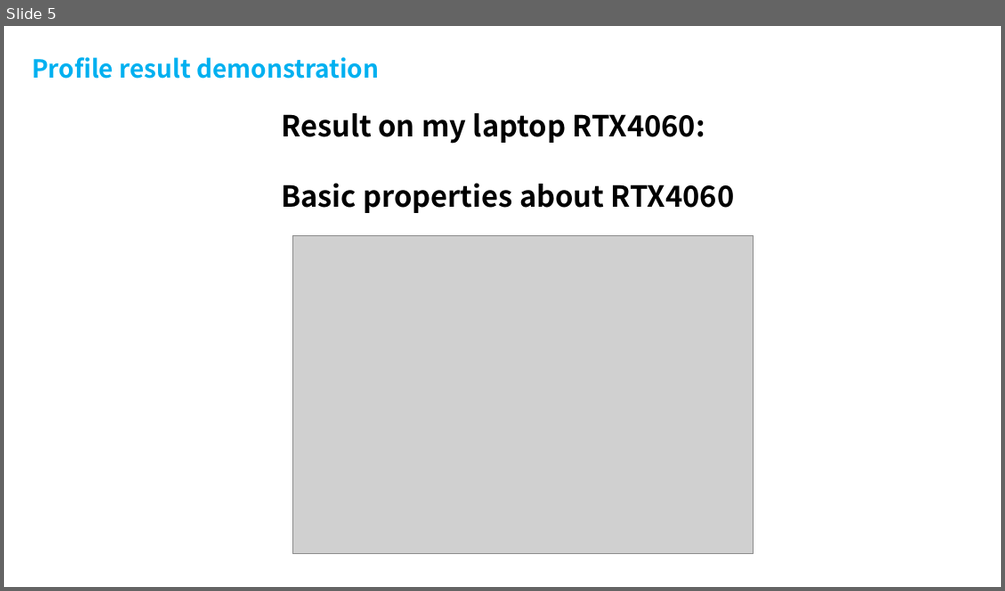
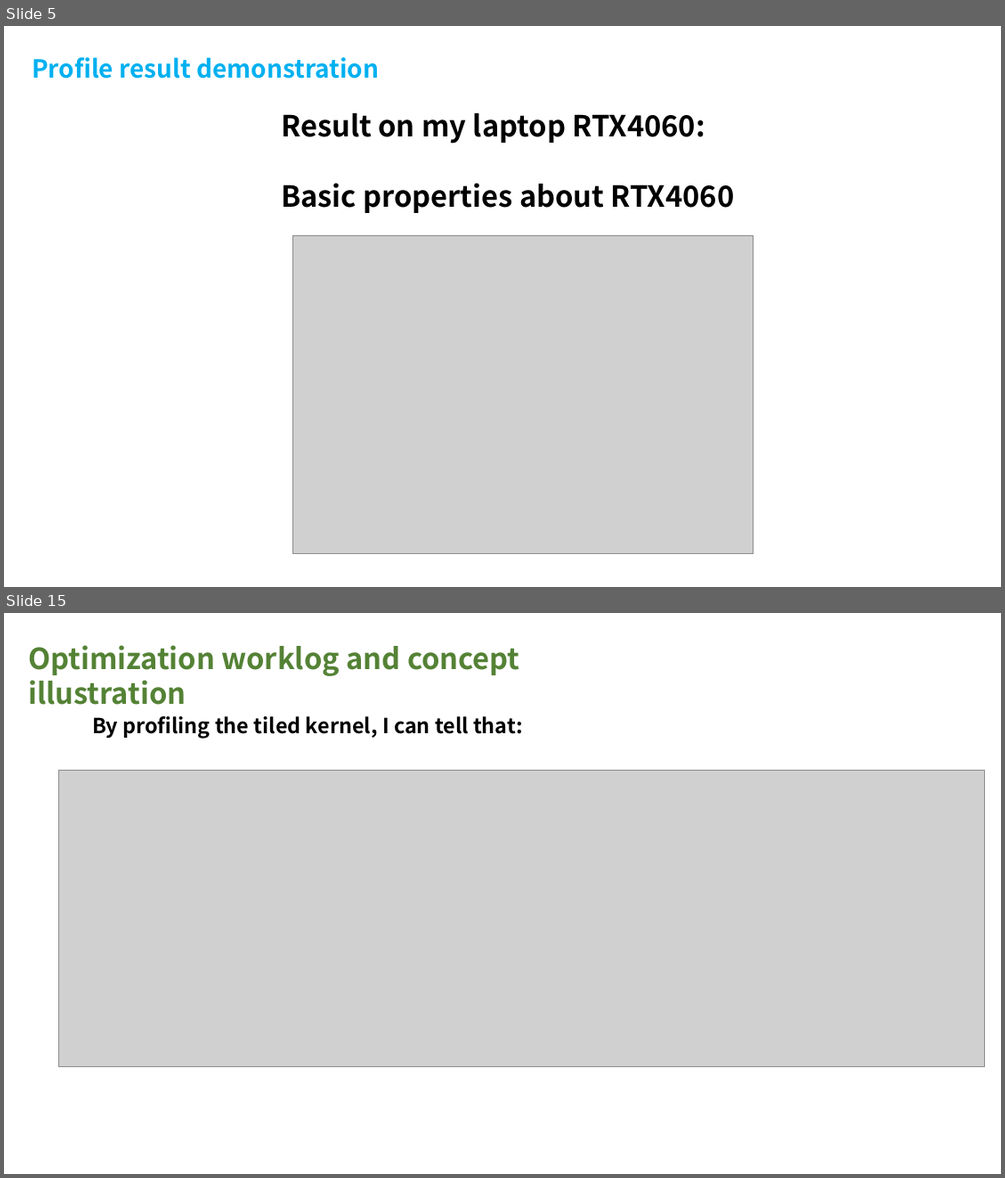
Before and after one commit to InhabitancyCocoon/feather_gemm, a slide deck: docs/presentation.pptx. Shown one above the other, each under a label of ours: slide 5 before the commit, slides 5 and 15 after it; the slides between them are not shown. The pictures are 1005x591 and 1005x1178 pixels, drawn with LibreOffice and Linux fonts; fonts in the diff are those of the drawing; grey boxes stand for pictures. Boxes give left, top, right and bottom in pixels: in the first picture for what was removed or moved away, otherwise in the second. Text is boxed around its words. In the diff, an @@ line names an element or a change of style, - is before the commit and + after.

```diff
--- a/docs/presentation.pptx
+++ b/docs/presentation.pptx
@@ slide 15 added at (x1=4, y1=613, x2=1001, y2=1174), background #FFFFFF @@
@@ text added at (x1=28, y1=645, x2=520, y2=705), 28 pt, text #548235, bold @@
+Optimization worklog and concept illustration
@@ text added at (x1=92, y1=716, x2=523, y2=738), 20 pt, text #000000, bold @@
+By profiling the tiled kernel, I can tell that:
@@ picture added at (x1=58, y1=770, x2=985, y2=1066) @@
```
Also in this commit, not shown: 6 slides changed, 40 other slides added, 5 slides removed.
